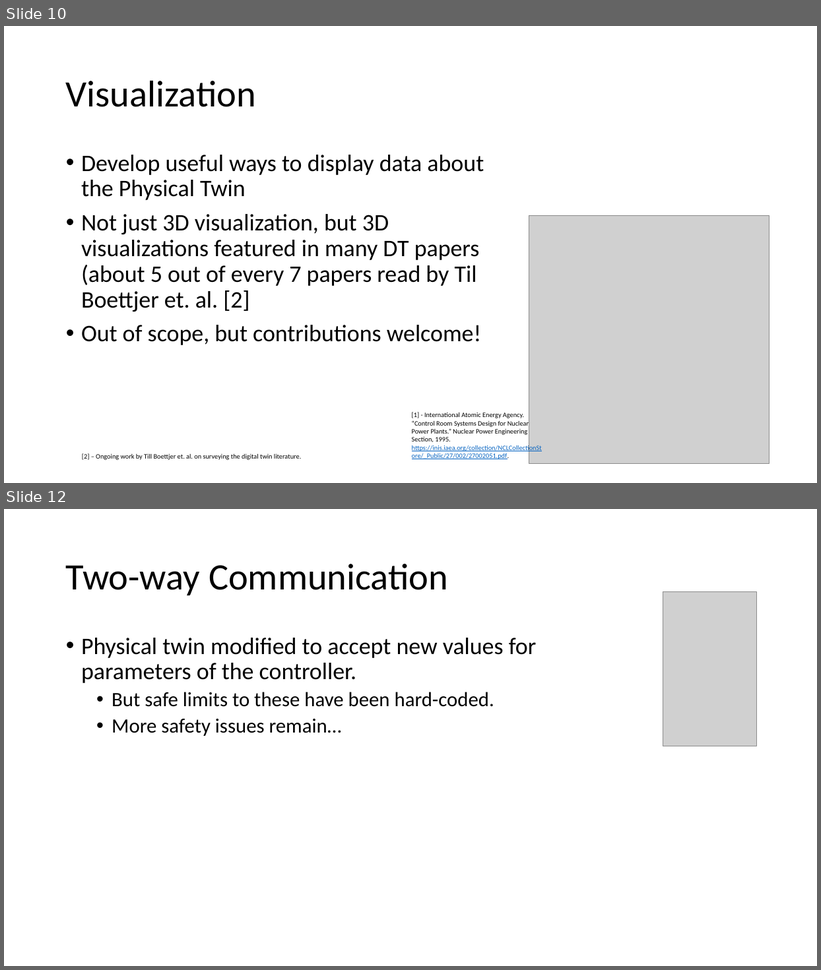
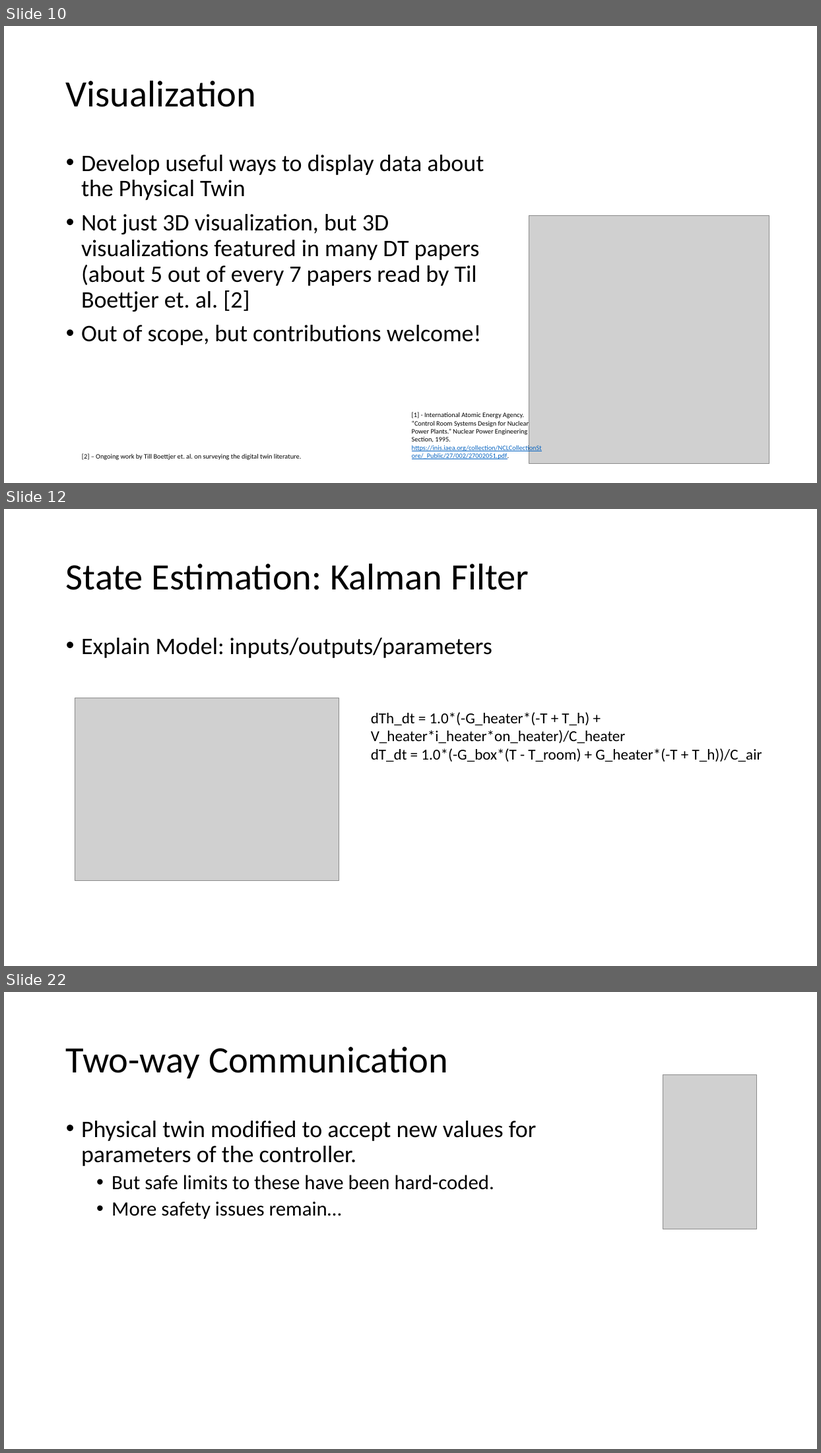
Before and after one commit to INTO-CPS-Association/example_digital-twin_incubator, a slide deck: notes/presentations/DigitLunch_17_December.pptx. Shown one above the other, each under a label of ours: slides 10 and 12 before the commit, slides 10, 12 and 22 after it; the slides between them are not shown. The pictures are 821x970 and 821x1453 pixels, drawn with LibreOffice and Linux fonts; fonts in the diff are those of the drawing; grey boxes stand for pictures. Boxes give left, top, right and bottom in pixels: in the first picture for what was removed or moved away, otherwise in the second. Text is boxed around its words. In the diff, an @@ line names an element or a change of style, - is before the commit and + after.

```diff
--- a/notes/presentations/DigitLunch_17_December.pptx
+++ b/notes/presentations/DigitLunch_17_December.pptx
@@ slide 12 added at (4, 509, 817, 966), background #FFFFFF @@
@@ title added at (66, 563, 529, 590), 44 pt, text #000000 @@
+State Estimation: Kalman Filter
@@ text added at (81, 638, 492, 658), 28 pt, text #000000 @@
+• Explain Model: inputs/outputs/parameters
@@ picture added at (75, 698, 339, 881) @@
@@ text added at (371, 712, 762, 762), 18 pt, text #000000 @@
+dTh_dt = 1.0*(-G_heater*(-T + T_h) + V_heater*i_heater*on_heater)/C_heater
+dT_dt = 1.0*(-G_box*(T - T_room) + G_heater*(-T + T_h))/C_air
@@ what was slide 12 is now slide 22 @@
```
Also in this commit, not shown: 3 slides changed, 11 other slides added, 2 other files.
